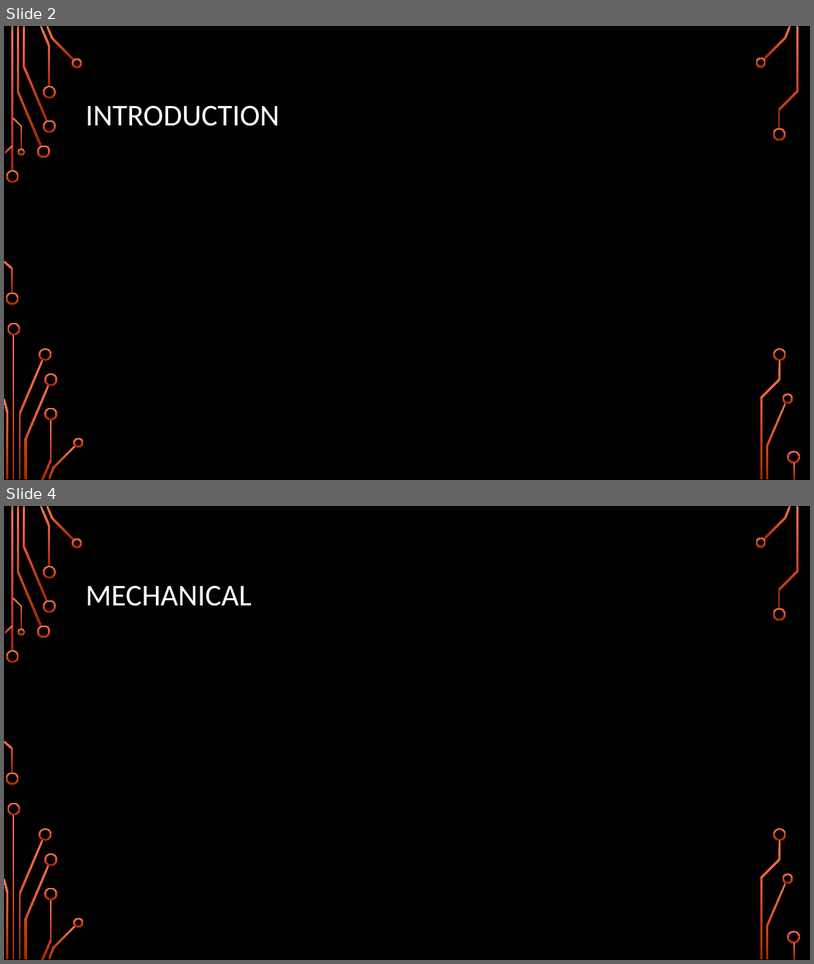
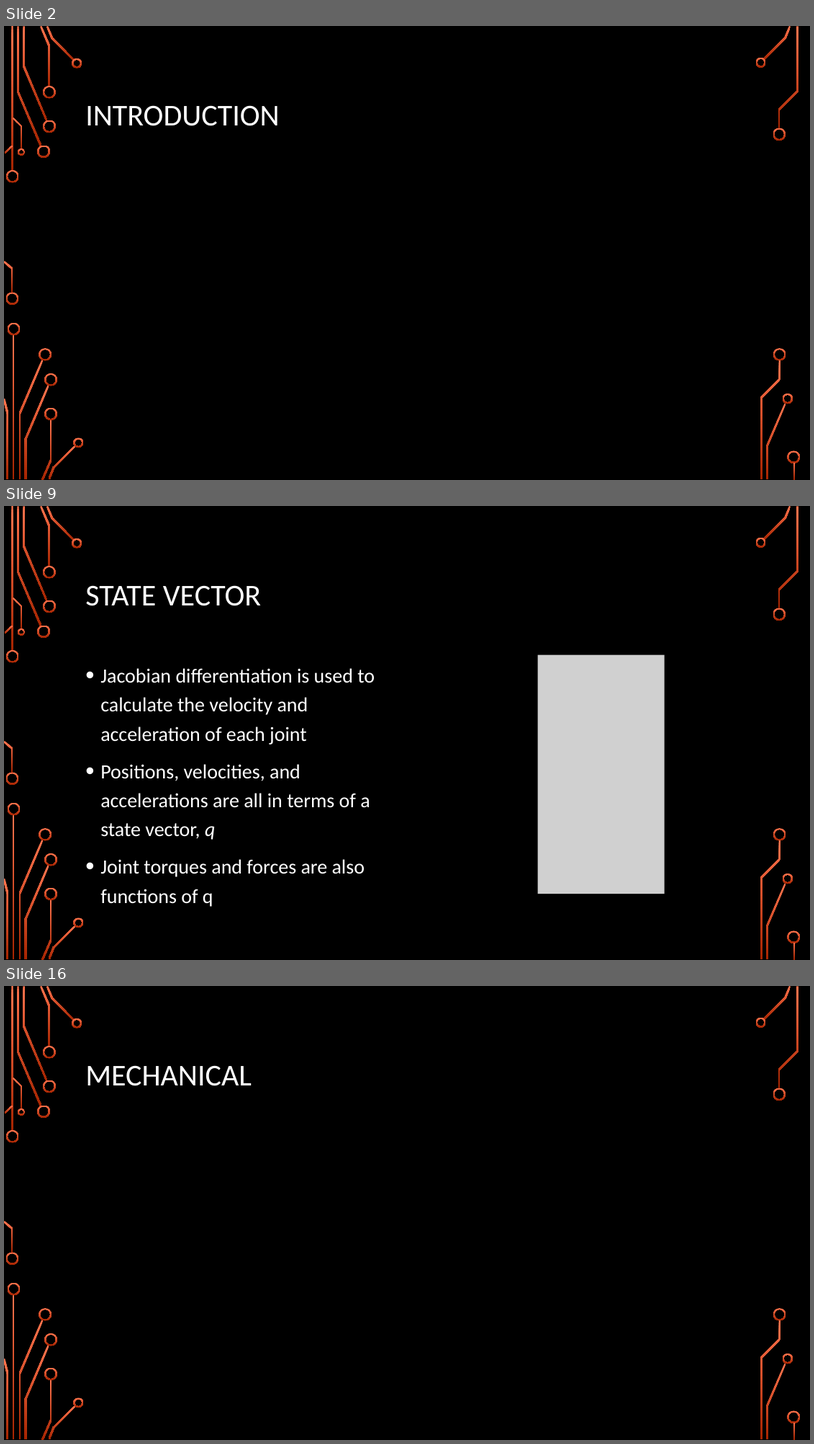
Before and after one commit to Logiant/AgileRoboticControls, a slide deck: Documentation/Presentation/Design Presentation/Design Presentation.pptx. Shown one above the other, each under a label of ours: slides 2 and 4 before the commit, slides 2, 9 and 16 after it; the slides between them are not shown. The pictures are 814x964 and 814x1444 pixels, drawn with LibreOffice and Linux fonts; fonts in the diff are those of the drawing; grey boxes stand for pictures; background and template pictures are left out. Boxes give left, top, right and bottom in pixels: in the first picture for what was removed or moved away, otherwise in the second. Text is boxed around its words. In the diff, an @@ line names an element or a change of style, - is before the commit and + after.

```diff
--- a/Documentation/Presentation/Design Presentation/Design Presentation.pptx
+++ b/Documentation/Presentation/Design Presentation/Design Presentation.pptx
@@ slide 9 added at (4,506,810,960), background picture (left out); not listed: 36 template elements that a slide beside it also shows @@
@@ title added at (85,585,261,606), 36 pt, text #FFFFFF @@
+STATE VECTOR
@@ picture added at (538,655,665,894) @@
@@ text added at (100,668,375,877), 24 pt, text #FFFFFF @@
+• Jacobian differentiation is used to calculate the velocity and acceleration of each joint
+• Positions, velocities, and accelerations are all in terms of a state vector, q
+• Joint torques and forces are also functions of q
@@ what was slide 4 is now slide 16 @@
```
Also in this commit, not shown: 1 slide changed, 20 other slides added, 1 slide removed.
